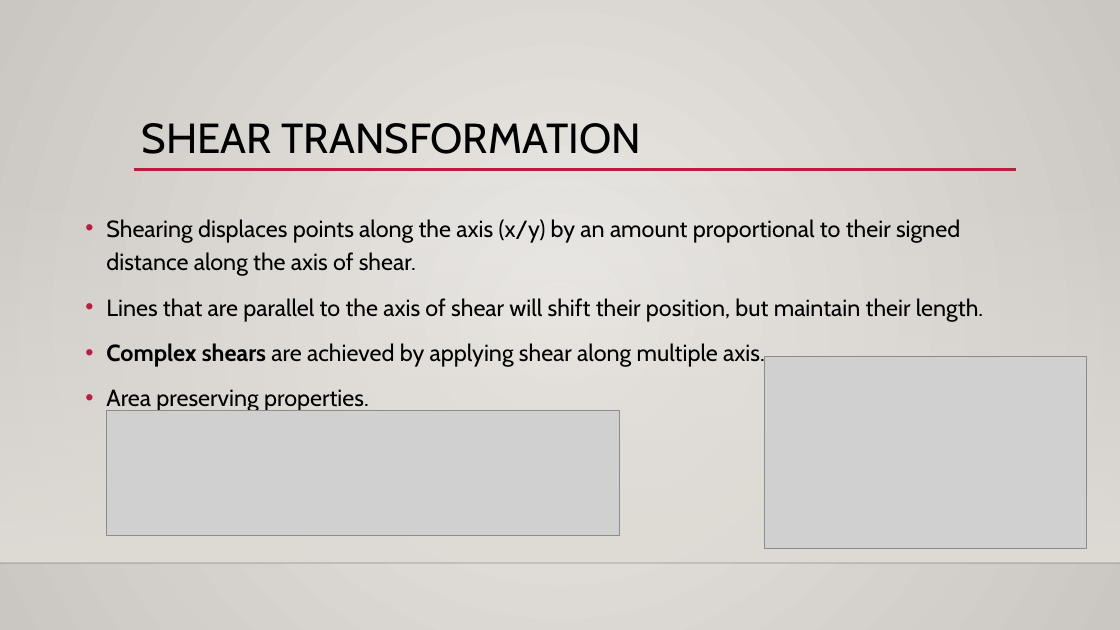
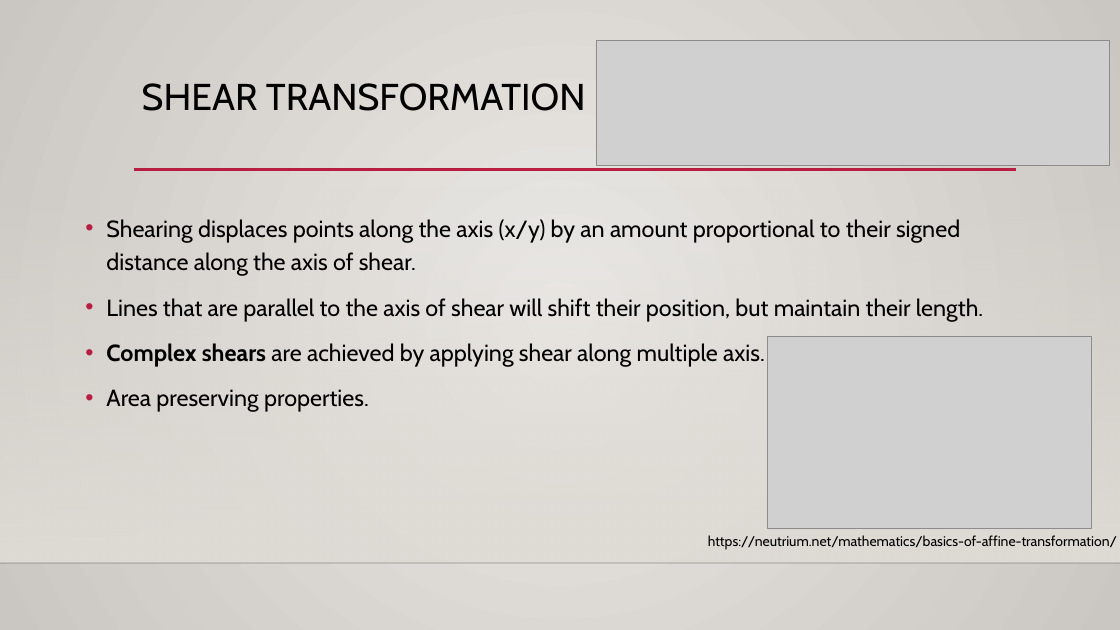
Before and after one commit to michaeltran/DIP-Image-Geometric-Transformation, a slide deck: slide 23 of DIP_Presentation.pptx (slide 20 before the commit). Drawn at 1120x630 pixels with LibreOffice and Linux fonts; fonts in the diff are those of the drawing; grey boxes stand for pictures; background and template pictures are left out. Boxes give left, top, right and bottom in pixels: in the first picture for what was removed or moved away, otherwise in the second. Text is boxed around its words. In the diff, an @@ line names an element or a change of style, - is before the commit and + after.

Commit message:
Add all pictures URL

```diff
--- a/DIP_Presentation.pptx
+++ b/DIP_Presentation.pptx
@@ picture: place and size @@
-picture at (107, 410, 620, 535)
+picture at (597, 40, 1110, 166)
@@ title "SHEAR TRANSFORMATION": place and size @@
-title "SHEAR TRANSFORMATION" at (142, 123, 641, 154)
+title "SHEAR TRANSFORMATION" at (142, 83, 586, 111)
@@ title "SHEAR TRANSFORMATION" at (142, 83, 586, 111): size 36 to 32 pt @@
@@ picture: place and size @@
-picture at (765, 356, 1086, 548)
+picture at (768, 336, 1091, 528)
@@ text added at (708, 535, 1117, 550), 12 pt, text #000000 @@
+https://neutrium.net/mathematics/basics-of-affine-transformation/
```
Also in this commit, not shown: 17 other slides changed, 3 slides added.
